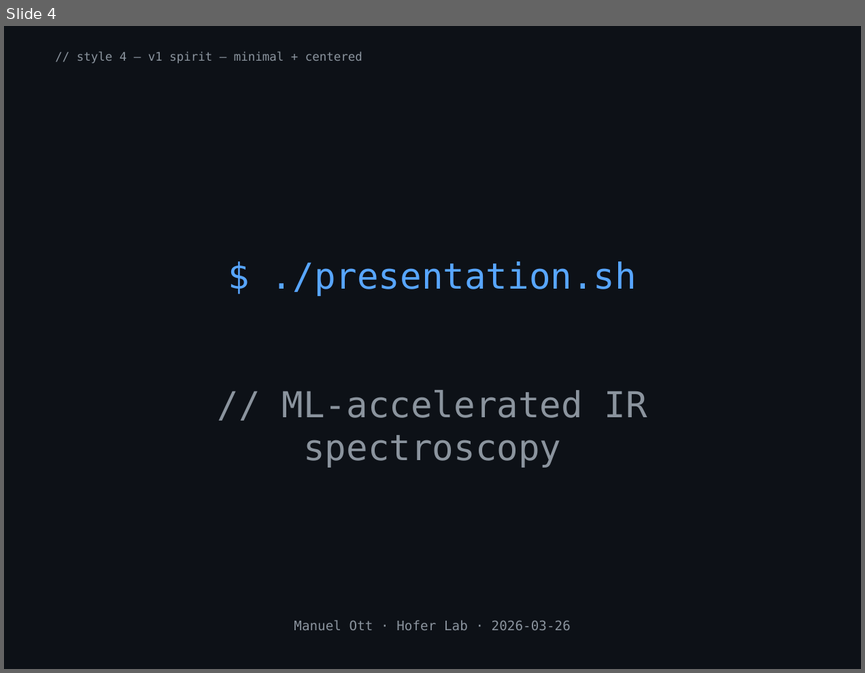
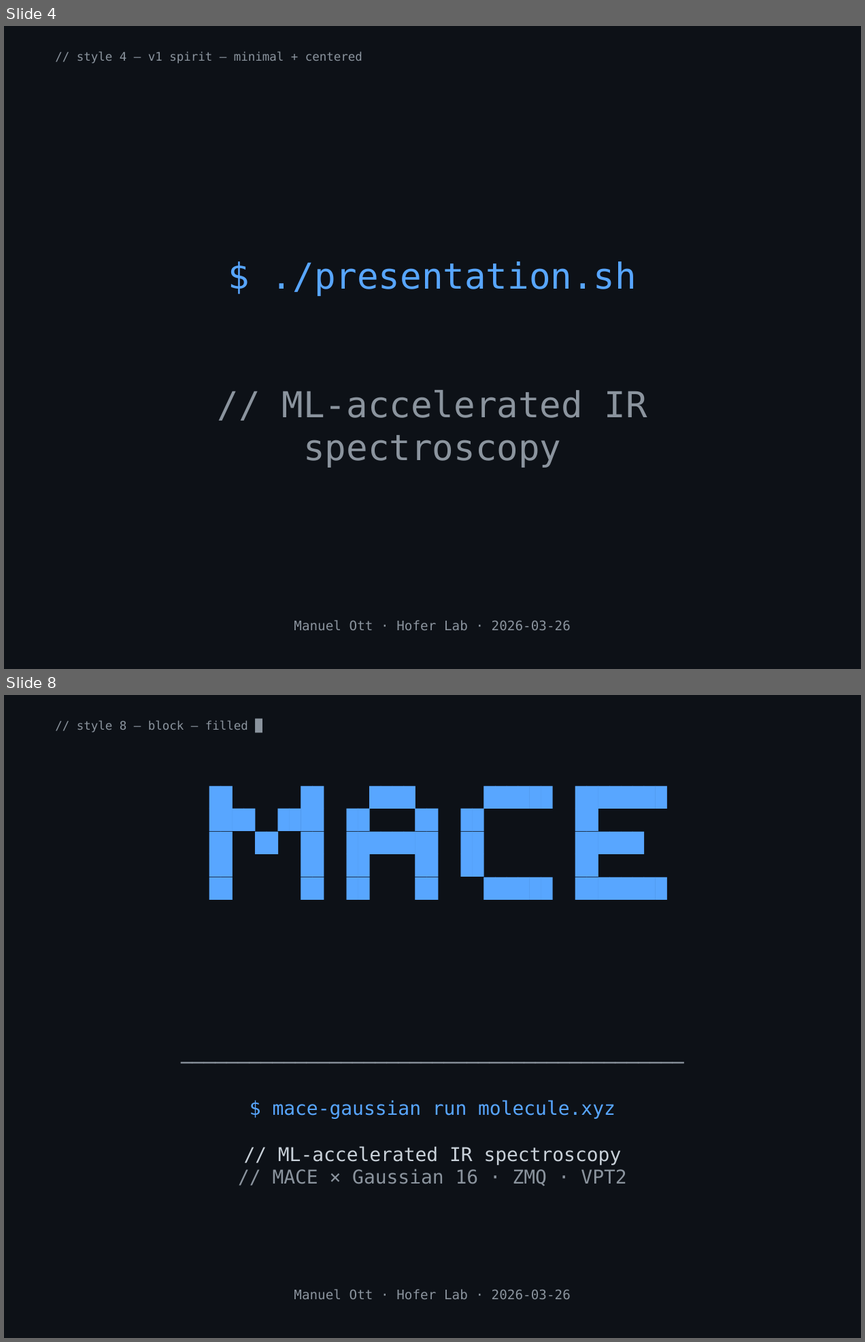
Before and after one commit to mott91/mace_gaussian_interface, a slide deck: presentation/banners/title_banners.pptx. Shown one above the other, each under a label of ours: slide 4 before the commit, slides 4 and 8 after it; the slides between them are not shown. The pictures are 865x673 and 865x1342 pixels, drawn with LibreOffice and Linux fonts; fonts in the diff are those of the drawing. Boxes give left, top, right and bottom in pixels: in the first picture for what was removed or moved away, otherwise in the second. Text is boxed around its words. In the diff, an @@ line names an element or a change of style, - is before the commit and + after.

```diff
--- a/presentation/banners/title_banners.pptx
+++ b/presentation/banners/title_banners.pptx
@@ slide 8 added at box(4, 695, 861, 1338), background #0D1117 @@
@@ text added at box(77, 720, 248, 732), 10 pt, text #8B949E @@
+// style 8 — block — filled █
@@ text added at box(56, 781, 844, 1021), 16 pt, text #58A6FF @@
+██ ██ ████ ██████ ████████
+████ ████ ██ ██ ██ ██
+██ ██ ██ ████████ ██ ██████
+██ ██ ██ ██ ██ ██
+██ ██ ██ ██ ██████ ████████
@@ text added at box(273, 1100, 626, 1186), 16 pt, text #8B949E @@
+────────────────────────────────────────────
+$ mace-gaussian run molecule.xyz
+// ML-accelerated IR spectroscopy
+// MACE × Gaussian 16 · ZMQ · VPT2
@@ text added at box(294, 1289, 570, 1299), 11 pt, text #8B949E @@
+Manuel Ott · Hofer Lab · 2026-03-26
```
Also in this commit, not shown: 3 other slides added, 1 other file.
